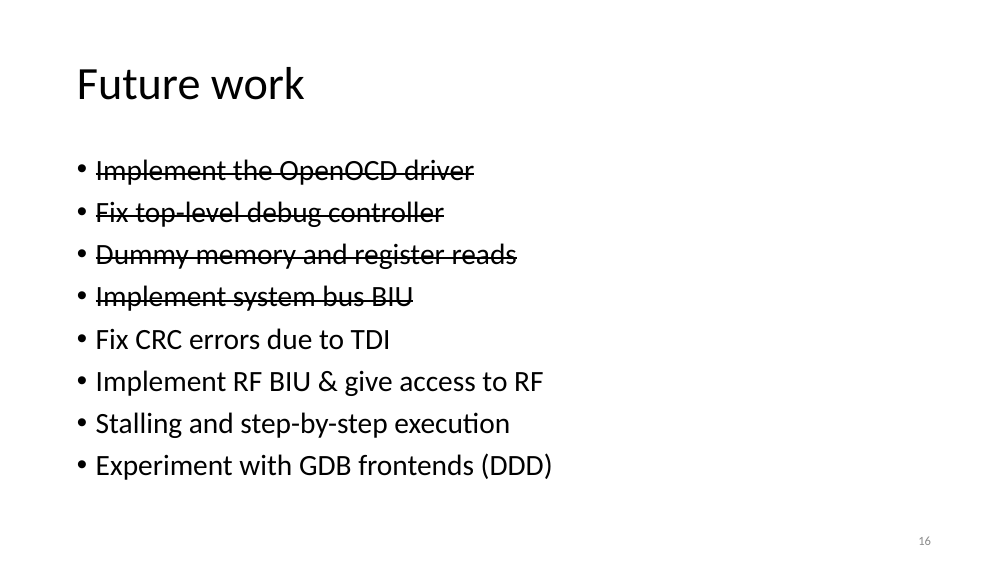
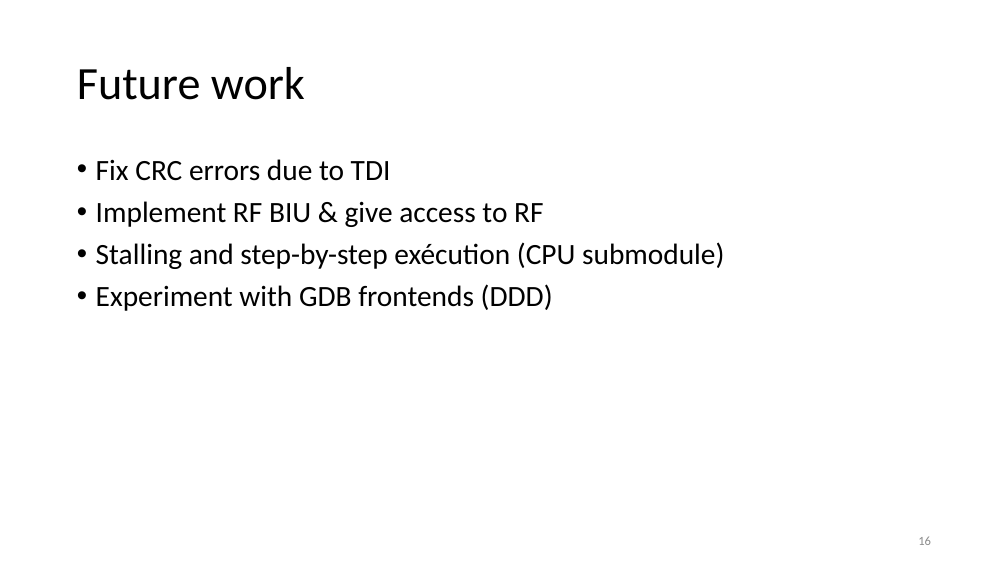
Before and after one commit to Indyuce/realtime-gecko5-debugging, a slide deck: slide 16 of pres/final_presentation.pptx. Drawn at 1008x567 pixels with LibreOffice and Linux fonts; fonts in the diff are those of the drawing. Boxes give left, top, right and bottom in pixels: in the first picture for what was removed or moved away, otherwise in the second. Text is boxed around its words. In the diff, an @@ line names an element or a change of style, - is before the commit and + after.

Commit message:
v2 of final presentation

```diff
--- a/pres/final_presentation.pptx
+++ b/pres/final_presentation.pptx
@@ text at (96, 159, 517, 311): paragraphs removed @@
-• Implement the OpenOCD driver
-• Fix top-level debug controller
-• Dummy memory and register reads
-• Implement system bus BIU
@@ text at (96, 242, 724, 269): text changed @@
-• Stalling and step-by-step execution
+• Stalling and step-by-step exécution (CPU submodule)
```
Also in this commit, not shown: 4 other slides changed, 1 other file.
